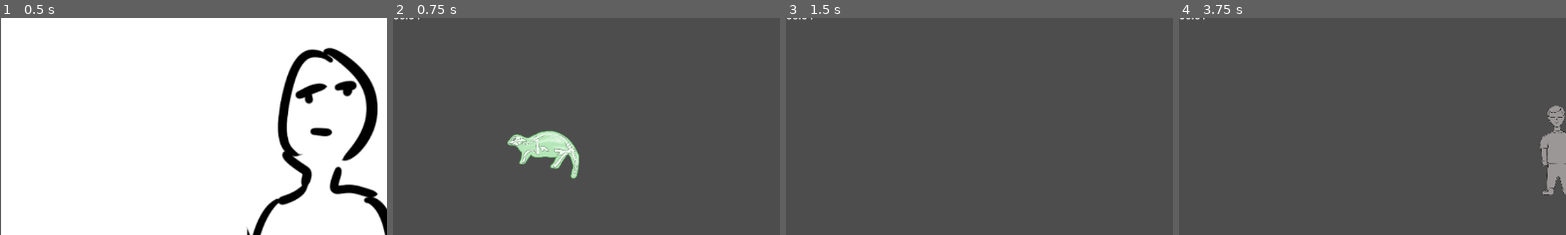
Above: before the commit, frames 1-4 (left to right).
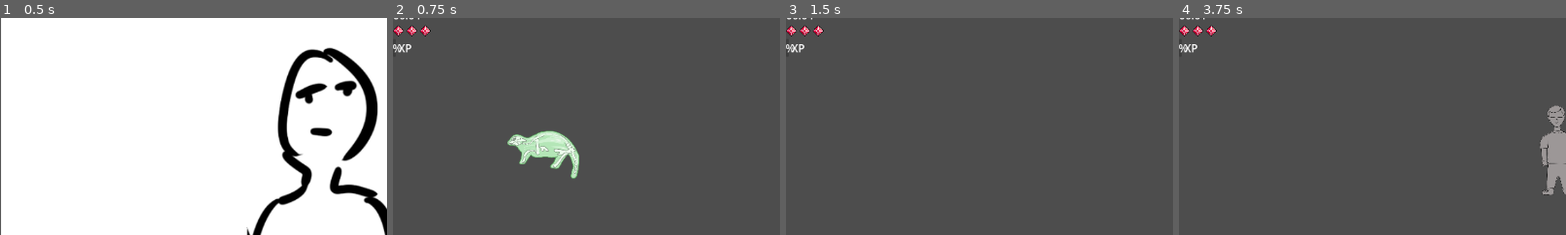
Above: after the commit, the same moments.

Repository: NickyZemenski/turtpocalypse
Game: Godot game, scene res://scene/MainMenu.tscn
The game is run twice, just before and just after one commit, with the same random seed, the same clock (stepped at 60 frames per second) and the same inputs.
Inputs (mouse positions are % of the whole screen's width and height, from its top left):
- Up to frame 1 (0.5 s): no input
- Up to frame 2 (0.75 s): click (50, 61) at 0.5 s
- Up to frame 3 (1.5 s): tap Enter at 1.25 s; move the mouse to (72, 45) at 1.27 s; hold D (moveRight) from 1.28 s (still down); click (72, 45) at 1.35 s
- Up to frame 4 (3.75 s): move the mouse to (30, 55) at 2.02 s; release D (moveRight) at 2.03 s; hold S (moveDown) 2.03-2.78 s; click (30, 55) at 2.1 s; move the mouse to (60, 28) at 2.77 s; hold D (moveRight) 2.78-3.53 s; click (60, 28) at 2.85 s; move the mouse to (45, 70) at 3.52 s; hold W (moveUp) from 3.53 s (still down); click (45, 70) at 3.6 s
The pictures show only the part of the screen within x 0-50%, y 2-52%; the shares and areas given below are measured in that part.

Frame 1 is identical in both runs. In frame 2, 0.4% of the frame differs, in the area x 0-10%, y 3-17%; in frame 3, 0.4%; in frame 4, 0.4%.

Commit message:
Add HUD elements

Diff:
--- a/scene/MainGame.tscn
+++ b/scene/MainGame.tscn
@@ -3,6 +3,7 @@
 [ext_resource type="Script" uid="uid://chy0j0g5fo2nc" path="res://scripts/test.gd" id="1_6fdoo"]
 [ext_resource type="PackedScene" uid="uid://cqdolshtolq40" path="res://scene/Player.tscn" id="1_ud66n"]
 [ext_resource type="PackedScene" uid="uid://cxosrh6s16pbv" path="res://scene/Enemy.tscn" id="3_ud66n"]
+[ext_resource type="Texture2D" uid="uid://dwvwvkitn8w43" path="res://assets/hud/health_full.png" id="4_6fdoo"]
 
 [node name="MainGame" type="Node2D" unique_id=1867307061]
 script = ExtResource("1_6fdoo")
@@ -18,10 +19,38 @@
 one_shot = true
 autostart = true
 
-[node name="CanvasLayer" type="CanvasLayer" parent="." unique_id=172256509]
+[node name="HUD" type="CanvasLayer" parent="." unique_id=172256509]
 
-[node name="TimerLabel" type="Label" parent="CanvasLayer" unique_id=655073335]
+[node name="VBoxContainer" type="VBoxContainer" parent="HUD" unique_id=90707771]
 offset_right = 40.0
-offset_bottom = 23.0
+offset_bottom = 58.0
+
+[node name="TimerLabel" type="Label" parent="HUD/VBoxContainer" unique_id=655073335]
+layout_mode = 2
+
+[node name="HBoxContainer" type="HBoxContainer" parent="HUD/VBoxContainer" unique_id=1198234021]
+layout_mode = 2
+
+[node name="HeartRect1" type="TextureRect" parent="HUD/VBoxContainer/HBoxContainer" unique_id=1447052541]
+layout_mode = 2
+texture = ExtResource("4_6fdoo")
+
+[node name="HeartRect2" type="TextureRect" parent="HUD/VBoxContainer/HBoxContainer" unique_id=1377705158]
+layout_mode = 2
+texture = ExtResource("4_6fdoo")
+
+[node name="HeartRect3" type="TextureRect" parent="HUD/VBoxContainer/HBoxContainer" unique_id=669217401]
+layout_mode = 2
+texture = ExtResource("4_6fdoo")
+
+[node name="HBoxContainer2" type="HBoxContainer" parent="HUD/VBoxContainer" unique_id=20185996]
+layout_mode = 2
+
+[node name="XPBar" type="ProgressBar" parent="HUD/VBoxContainer/HBoxContainer2" unique_id=1865885677]
+layout_mode = 2
+
+[node name="XPLabel" type="Label" parent="HUD/VBoxContainer/HBoxContainer2" unique_id=1257739524]
+layout_mode = 2
+text = "XP"
 
 [connection signal="timeout" from="Timer" to="." method="_on_timer_timeout"]
--- a/scripts/test.gd
+++ b/scripts/test.gd
@@ -2,7 +2,7 @@
 
 @onready var character = $Player
 @onready var timer = $Timer
-@onready var timer_label = $CanvasLayer/TimerLabel
+@onready var timer_label = $HUD/VBoxContainer/TimerLabel
 
 var time_left := 5.0
 
Binary file added: assets/hud/health_empty.png
Not shown, added: assets/hud/health_empty.png.import
Binary file added: assets/hud/health_full.png
Not shown, added: assets/hud/health_full.png.import
